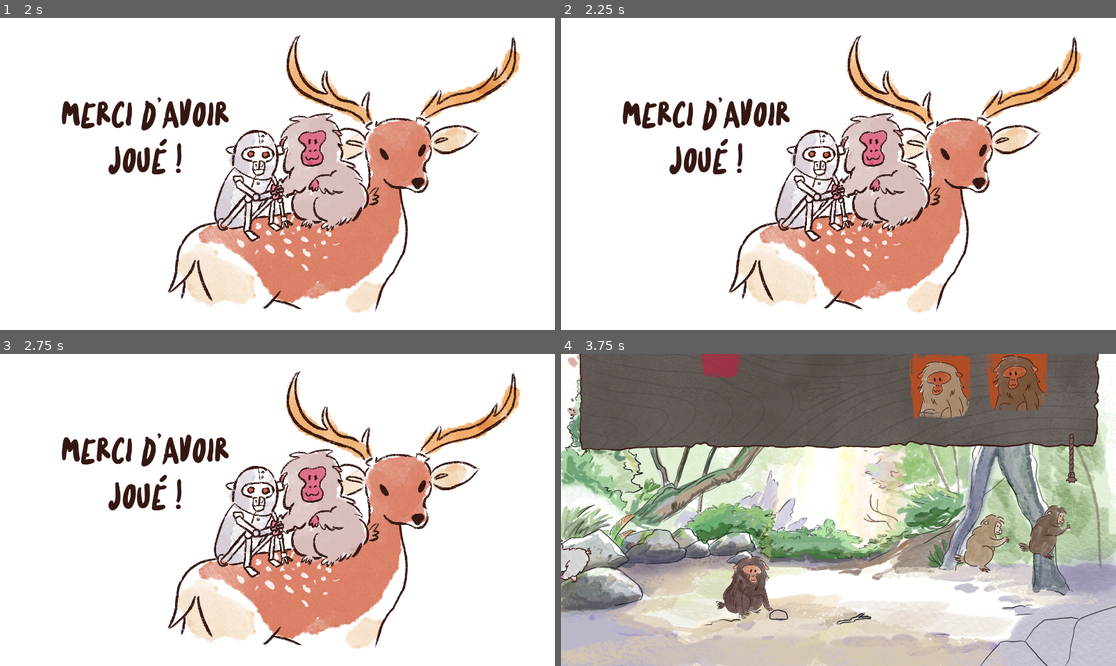
Above: before the commit, frames 1-4 (two rows, left to right).
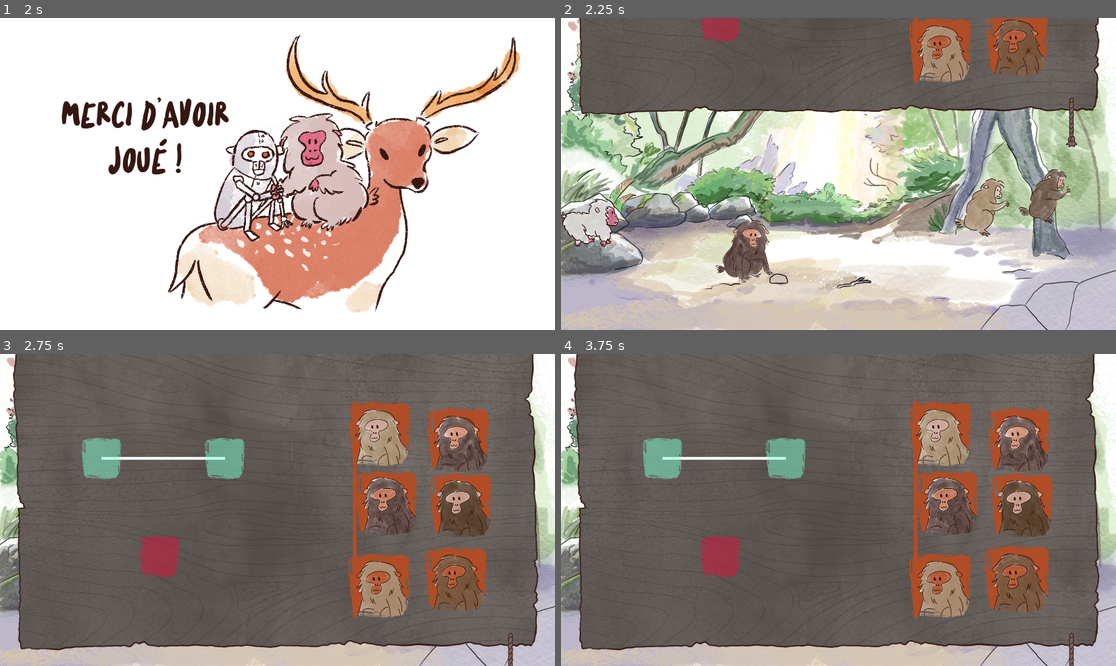
Above: after the commit, the same moments.

Repository: ManonMarchand/scientific-game-jam-25
Game: Godot game, scene res://game/end.tscn
The game is run twice, just before and just after one commit, with the same random seed, the same clock (stepped at 60 frames per second) and the same inputs. This scene is started directly instead of the project's main scene. The engine's default icon, where the game draws it, is replaced by a stand-in: a white triangle on a blue panel in a dark square.
Inputs (mouse positions are in pixels of both pictures, inside the frame that each line leads up to):
- Up to frame 1 (2 s): tap Enter at 0.5 s; move the mouse to (399, 158) at 0.52 s; hold D (move_right) 0.53-1.25 s; tap Space (toggle_panel) at 0.6, 1.25 s; click (399, 158) at 0.67 s; drag from (166, 189) to (249, 236) at 1.27 s
- Up to frame 2 (2.25 s): tap Enter at 2 s; move the mouse to (894, 105) at 2.02 s; hold D (move_right) from 2.03 s (still down); tap Space (toggle_panel) at 2.1 s
- Up to frame 3 (2.75 s): keep holding D (move_right)
- Up to frame 4 (3.75 s): release D (move_right) at 2.75 s; drag from (810, 572) to (672, 463) at 2.77 s; tap Space (toggle_panel) at 3.5, 3.6 s; move the mouse to (1005, 556) at 3.52 s; hold A (move_left) from 3.53 s (still down)

Frame 1 is identical in both runs. In frame 2, 92% of the frame differs, in the area x 0-100%, y 0-100%; in frame 3, 97%; in frame 4, 65%.

Commit message:
Add reload label

Diff:
--- a/monkey/game/end.gd
+++ b/monkey/game/end.gd
@@ -1,9 +1,16 @@
 extends Node2D
 
 signal restart_game
+
+func _ready():
+	$Label.visible = false
 
 func _input(event: InputEvent) -> void:
 	if $Timer.is_stopped():
 		if event is InputEventKey:
 			if event.pressed:
 				get_tree().change_scene_to_file("res://game/intro.tscn")
+
+
+func _on_timer_timeout() -> void:
+	$Label.visible = true
--- a/monkey/game/end.tscn
+++ b/monkey/game/end.tscn
@@ -1,7 +1,12 @@
-[gd_scene load_steps=3 format=3 uid="uid://ddbqi11eyb6v1"]
+[gd_scene load_steps=5 format=3 uid="uid://ddbqi11eyb6v1"]
 
 [ext_resource type="Texture2D" uid="uid://c4rdadcnwfcku" path="res://assets/game_ui/ecran_layton/ILLU_THANKS FOR PLAYING_FOND BLANC.png" id="1_b6mrl"]
 [ext_resource type="Script" path="res://game/end.gd" id="1_c7ijk"]
+[ext_resource type="FontFile" uid="uid://dv2a4yk6s3fmj" path="res://assets/game_ui/hvd_edding.otf" id="3_qk1t7"]
+
+[sub_resource type="Theme" id="Theme_njwsk"]
+default_font = ExtResource("3_qk1t7")
+default_font_size = 40
 
 [node name="End" type="Node2D"]
 script = ExtResource("1_c7ijk")
@@ -17,6 +22,21 @@
 texture = ExtResource("1_b6mrl")
 
 [node name="Timer" type="Timer" parent="."]
-wait_time = 3.0
+wait_time = 2.0
 one_shot = true
 autostart = true
+
+[node name="Label" type="Label" parent="."]
+visible = false
+offset_left = 37.0
+offset_top = 622.0
+offset_right = 656.0
+offset_bottom = 884.0
+theme = SubResource("Theme_njwsk")
+theme_override_colors/font_color = Color(0, 0, 0, 1)
+theme_override_font_sizes/font_size = 64
+text = "Appuyez sur un bouton pour relancer"
+horizontal_alignment = 1
+autowrap_mode = 2
+
+[connection signal="timeout" from="Timer" to="." method="_on_timer_timeout"]
